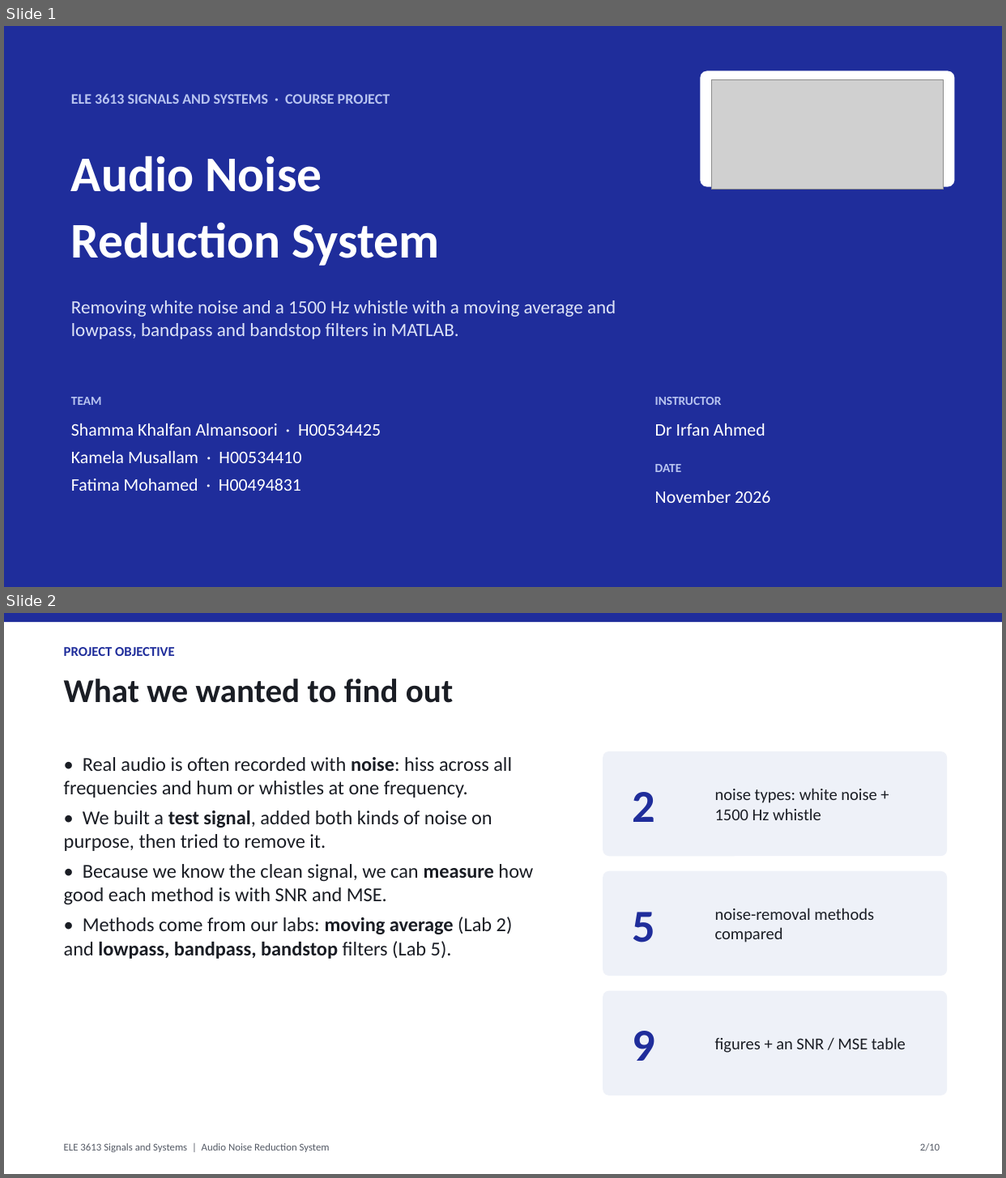
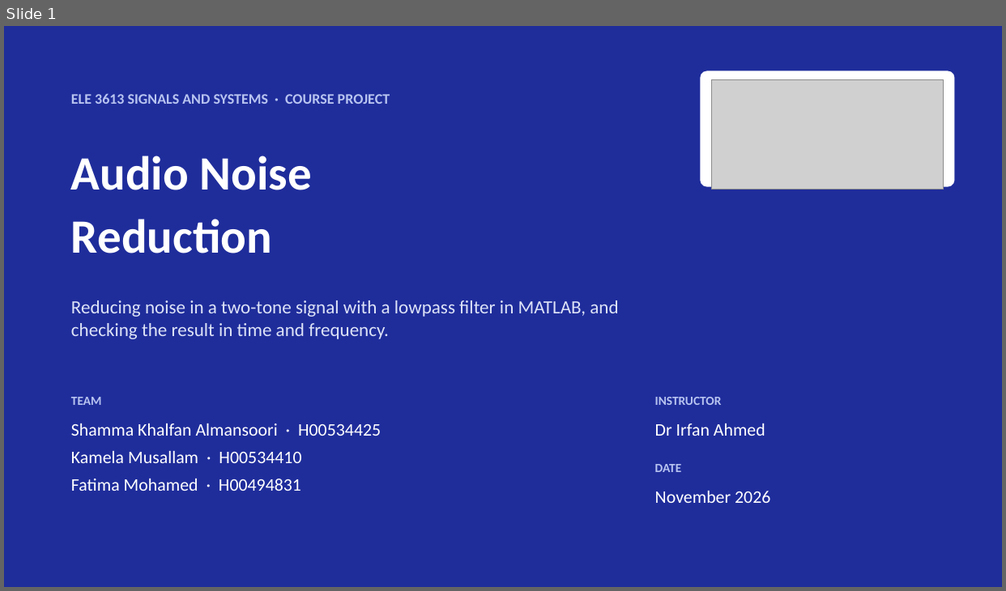
Before and after one commit to sshammaalman-art/Signal-project, a slide deck: AudioNoiseReduction_Presentation.pptx. Shown one above the other, each under a label of ours: slides 1 and 2 before the commit, slide 1 after it. The pictures are 1006x1178 and 1006x591 pixels, drawn with LibreOffice and Linux fonts; fonts in the diff are those of the drawing; grey boxes stand for pictures. Boxes give left, top, right and bottom in pixels: in the first picture for what was removed or moved away, otherwise in the second. Text is boxed around its words. In the diff, an @@ line names an element or a change of style, - is before the commit and + after.

```diff
--- a/AudioNoiseReduction_Presentation.pptx
+++ b/AudioNoiseReduction_Presentation.pptx
@@ slide 2 removed at [4, 613, 1002, 1174], background #FFFFFF @@
@@ rectangle removed at [4, 613, 1002, 622] @@
@@ text removed at [64, 647, 175, 656] @@
-PROJECT OBJECTIVE
@@ text removed at [64, 679, 453, 703] @@
-What we wanted to find out
@@ text removed at [64, 757, 533, 959] @@
-• Real audio is often recorded with noise: hiss across all frequencies and hum or whistles at one frequency.
-• We built a test signal, added both kinds of noise on purpose, then tried to remove it.
-• Because we know the clean signal, we can measure how good each method is with SNR and MSE.
-• Methods come from our labs: moving average (Lab 2) and lowpass, bandpass, bandstop filters (Lab 5).
@@ rounded rectangle removed at [603, 752, 948, 856] @@
@@ text removed at [633, 792, 656, 822] @@
-2
@@ text removed at [715, 788, 876, 820] @@
-noise types: white noise + 1500 Hz whistle
@@ rounded rectangle removed at [603, 871, 948, 976] @@
@@ text removed at [633, 912, 656, 943] @@
-5
@@ text removed at [715, 908, 874, 943] @@
-noise-removal methods compared
@@ rounded rectangle removed at [603, 991, 948, 1096] @@
@@ text removed at [633, 1031, 656, 1061] @@
-9
@@ text removed at [715, 1037, 906, 1053] @@
-figures + an SNR / MSE table
@@ text removed at [64, 1144, 330, 1152] @@
-ELE 3613 Signals and Systems | Audio Noise Reduction System
@@ text removed at [920, 1144, 940, 1152] @@
-2/10
@@ slide 1 changed as well @@
@@ text at [71, 156, 312, 190]: size 48 to 46 pt in "Audio Noise" @@
@@ text at [71, 219, 272, 254]: text changed; size 48 to 46 pt @@
-Reduction System
+Reduction
@@ text at [71, 301, 618, 339]: text changed @@
-Removing white noise and a 1500 Hz whistle with a moving average and lowpass, bandpass and bandstop filters in MATLAB.
+Reducing noise in a two-tone signal with a lowpass filter in MATLAB, and checking the result in time and frequency.
```
Also in this commit, not shown: 1 other slide changed, 6 slides added, 7 other slides removed, 26 other files.
